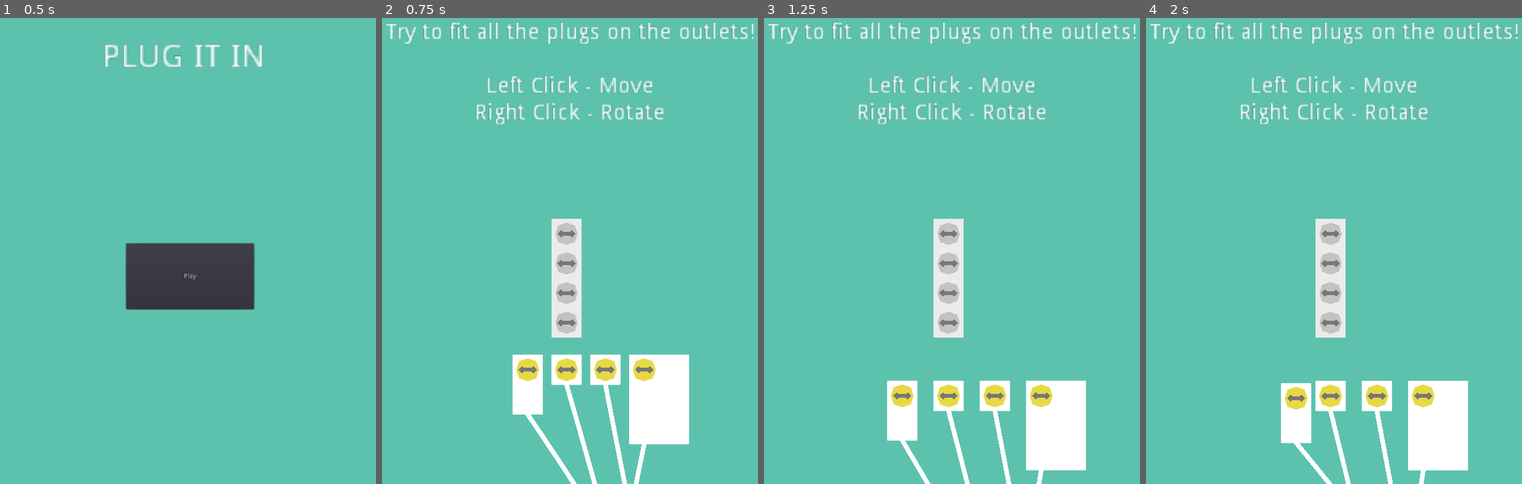
Above: before the commit, frames 1-4 (left to right).
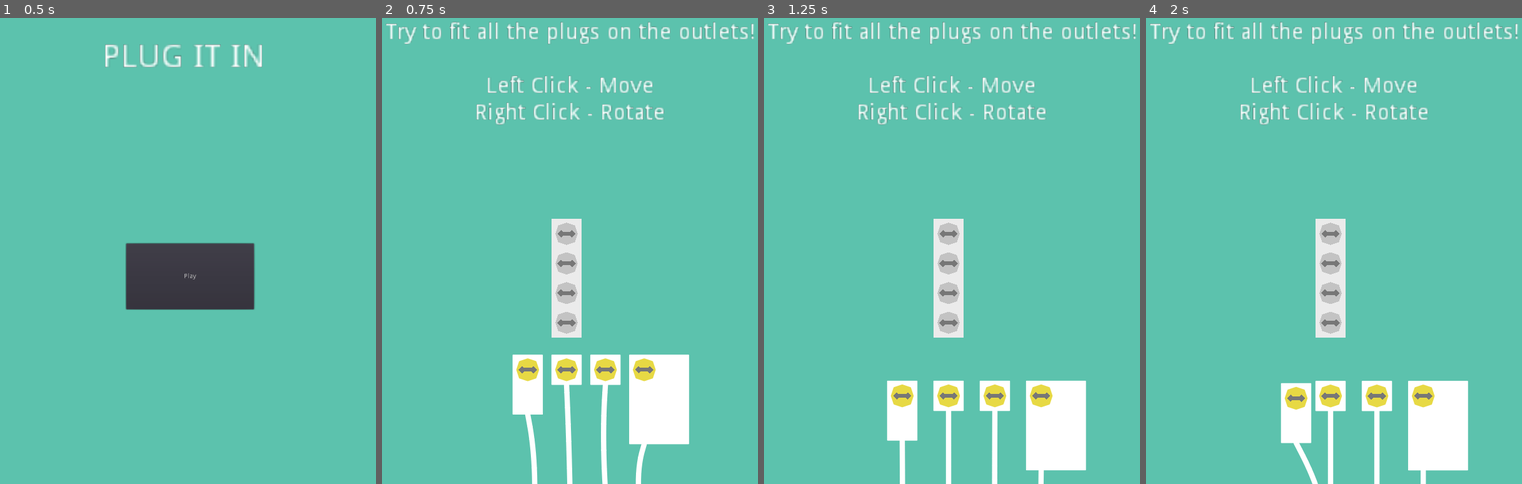
Above: after the commit, the same moments.

Repository: unSAME-Studio/ProjectOutlet
Game: Godot game, scene res://scenes/Menu.tscn
Same seed, same stepped clock (60 frames per second), same inputs: the game is played once before the commit and once after it.
Inputs (mouse positions are in pixels of both pictures, inside the frame that each line leads up to):
- Up to frame 1 (0.5 s): no input
- Up to frame 2 (0.75 s): click "Play" at 0.5 s
- Up to frame 3 (1.25 s): no input
- Up to frame 4 (2 s): drag from (1285, 409) to (1439, 423) at 1.27 s

Frame 1 is identical in both runs. In frame 2, 1.5% of the frame differs, in the area x 37-71%, y 78-100%; in frame 3, 1.0%; in frame 4, 1.0%.

Commit message:
Updated Rope Placement + Rotation

Diff:
--- a/objects/Plug.gd
+++ b/objects/Plug.gd
@@ -44,7 +44,7 @@
 	var s = string.instance()
 	s.plug = $"End"
 	get_parent().call_deferred("add_child", s)
-	s.set_global_position(Vector2(rand_range(0, get_viewport().size.x), get_viewport().size.y * 2))
+	s.set_global_position(Vector2(original_point.x, get_viewport().size.y))
 
 
 # on drag
@@ -148,4 +148,11 @@
 
 	print(size)
 
-	set_rotation(get_rotation() + PI / 2)
+	#set_rotation(get_rotation() + PI / 2)
+
+	var tween = get_node("Tween")
+	var target_rotation = direction * PI / 2
+	tween.interpolate_property(self, "rotation",
+			get_rotation(), target_rotation, 0.15,
+			Tween.TRANS_CIRC, Tween.EASE_OUT)
+	tween.start()
--- a/objects/Plug.tscn
+++ b/objects/Plug.tscn
@@ -22,7 +22,7 @@
 [node name="Body" type="Polygon2D" parent="."]
 position = Vector2( -32, -32 )
 antialiased = true
-polygon = PoolVector2Array( 0, 0, 0, 64, 0, 128, 64, 128, 64, 0 )
+polygon = PoolVector2Array( 0, 0, 0, 128, 64, 128, 64, 0 )
 
 [node name="Head" type="Polygon2D" parent="."]
 position = Vector2( -2.38419e-07, -1.43051e-06 )
@@ -52,4 +52,6 @@
 volume_low = 2
 volume_high = 2
 
+[node name="Tween" type="Tween" parent="."]
+
 [connection signal="input_event" from="." to="." method="_on_Plug_input_event"]
--- a/objects/rope/Verlet.tscn
+++ b/objects/rope/Verlet.tscn
@@ -8,5 +8,8 @@
 [node name="Line2D" type="Line2D" parent="."]
 points = PoolVector2Array( 0, 0, 1, 0, 2, 0, 3, 0, 4, 0, 5, 0, 6, 0, 7, 0, 8, 0, 9, 0, 10, 0, 11, 0, 12, 0, 13, 0, 14,  …(598 unchanged characters)…
 default_color = Color( 1, 1, 1, 1 )
+joint_mode = 2
 begin_cap_mode = 2
 end_cap_mode = 2
+round_precision = 6
+antialiased = true
--- a/objects/rope/string.gd
+++ b/objects/rope/string.gd
@@ -54,8 +54,8 @@
 	update_points(delta)
 	update_constrain()
 
-	#update_constrain()	#Repeat to get tighter rope
-	#update_constrain()
+	update_constrain()	#Repeat to get tighter rope
+	update_constrain()
 
 	# Send positions to Line2D for drawing
 	line2D.points = pos
Not shown, changed: docs/index.html
Not shown, changed: docs/index.pck
